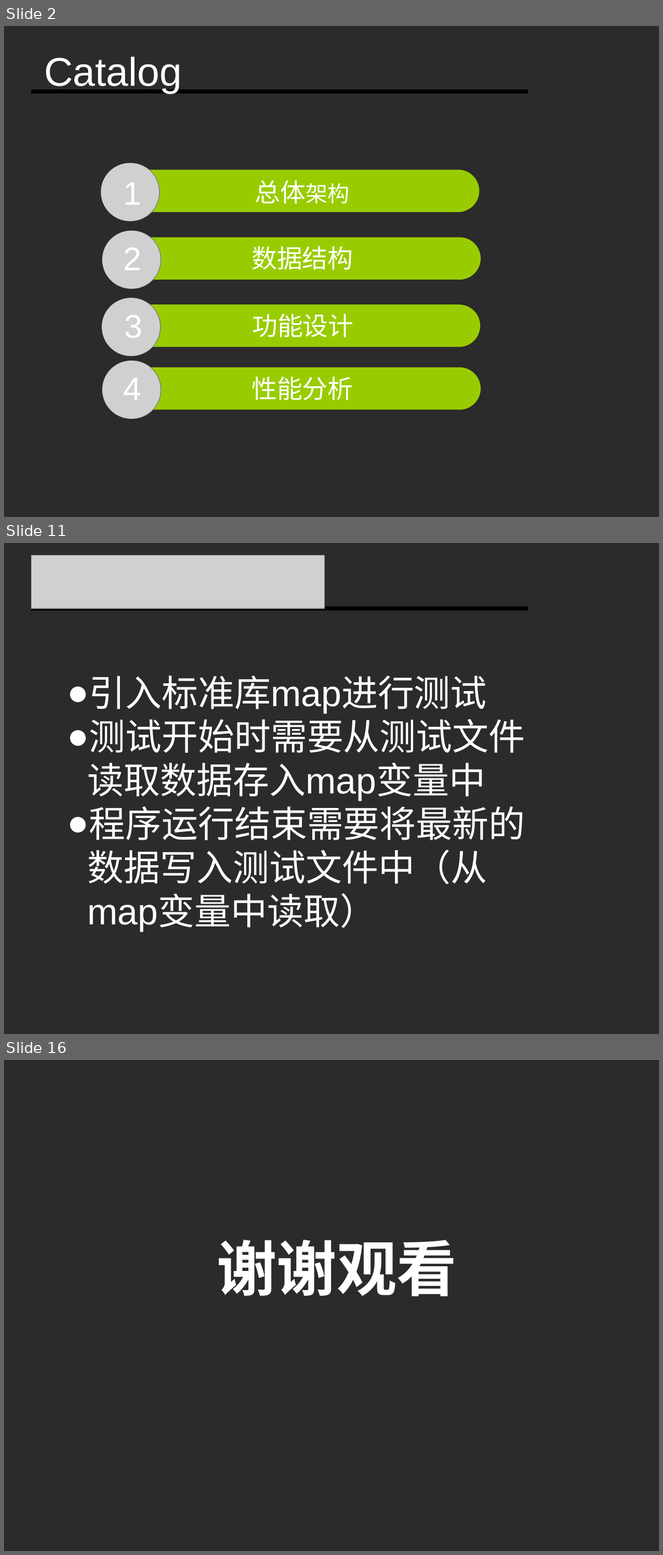
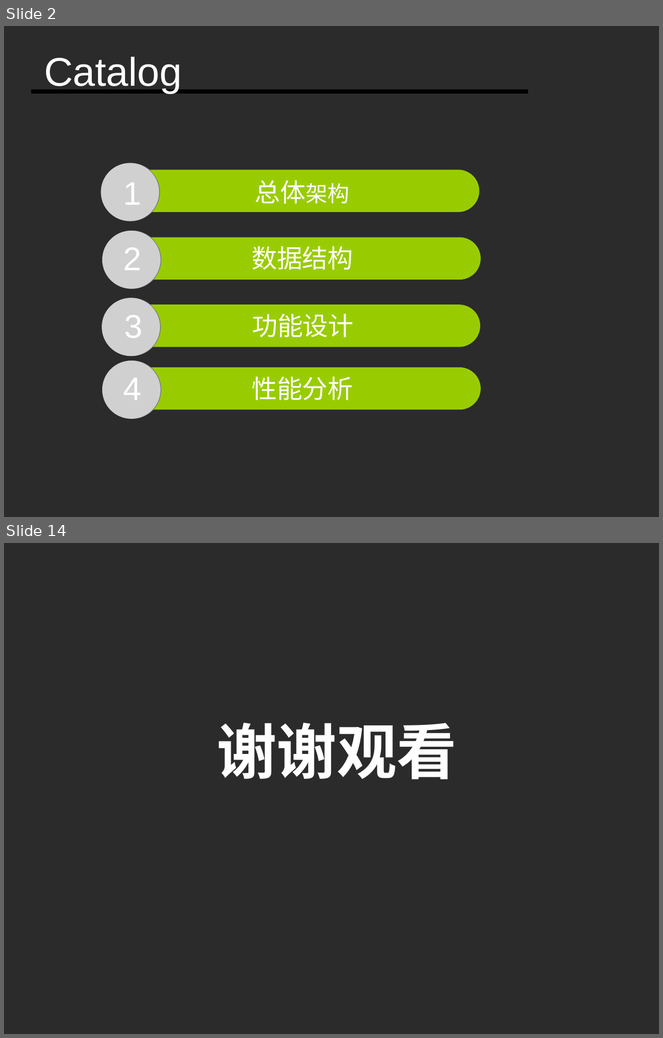
Before and after one commit to Ivanyinfan/Database-2017.7.22, a slide deck: Document/模拟数据库.ppt. Shown one above the other, each under a label of ours: slides 2, 11 and 16 before the commit, slides 2 and 14 after it; the slides between them are not shown. The pictures are 663x1555 and 663x1038 pixels, drawn with LibreOffice and Linux fonts; fonts in the diff are those of the drawing; grey boxes stand for pictures; background and template pictures are left out; a plain dark background stands for a picture behind light text. Boxes give left, top, right and bottom in pixels: in the first picture for what was removed or moved away, otherwise in the second. Text is boxed around its words. In the diff, an @@ line names an element or a change of style, - is before the commit and + after.

```diff
--- a/Document/模拟数据库.ppt
+++ b/Document/模拟数据库.ppt
@@ slide 11 removed at (x1=4, y1=543, x2=659, y2=1034), background picture (left out) @@
@@ picture removed at (x1=32, y1=555, x2=325, y2=609) @@
@@ line removed from (32, 609) to (528, 609) @@
@@ text removed at (x1=88, y1=676, x2=525, y2=931) @@
-● 引入标准库map进行测试
-● 测试开始时需要从测试文件读取数据存入map变量中
-● 程序运行结束需要将最新的数据写入测试文件中（从map变量中读取）
@@ what was slide 16 is now slide 14 @@
```
Also in this commit, not shown: 5 slides changed, 6 slides added, 7 other slides removed, 2 other files.
